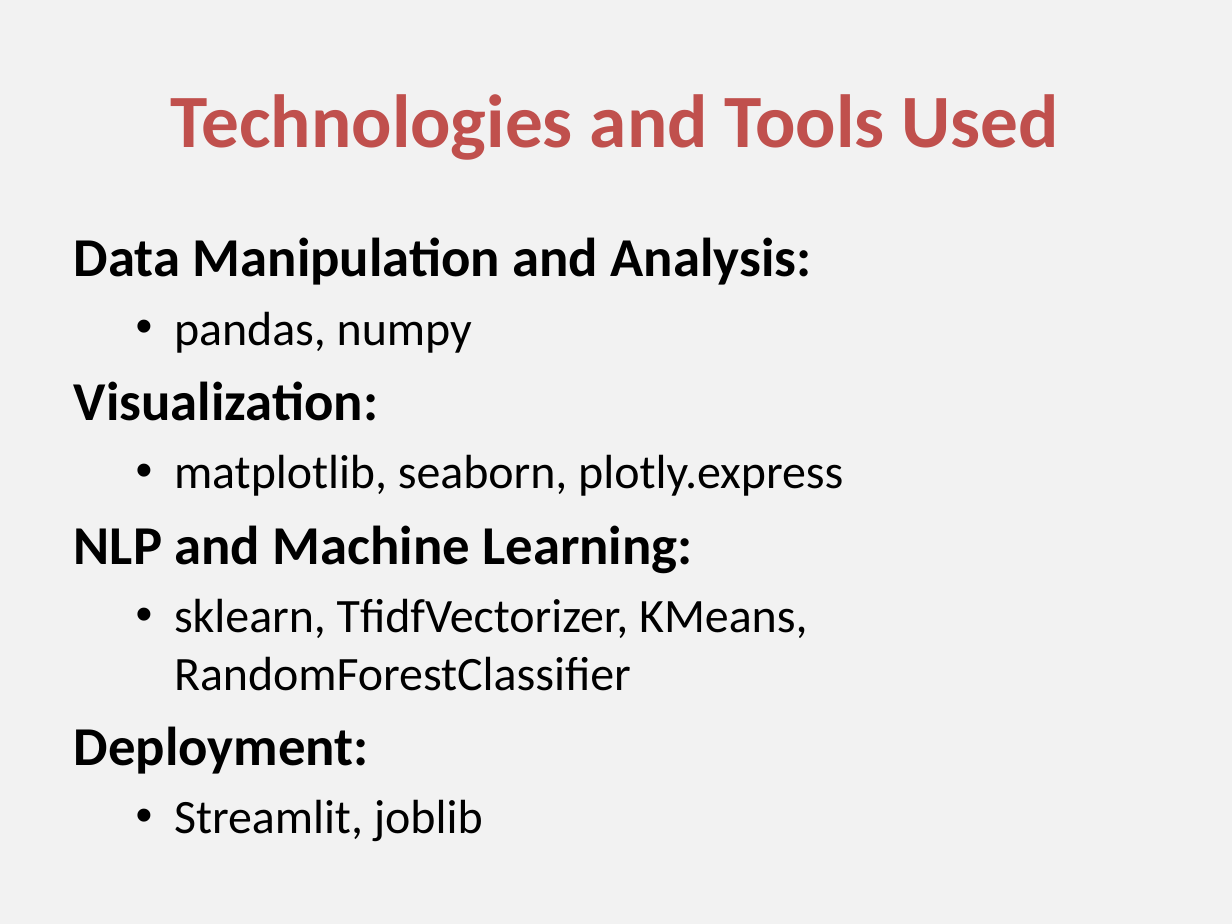
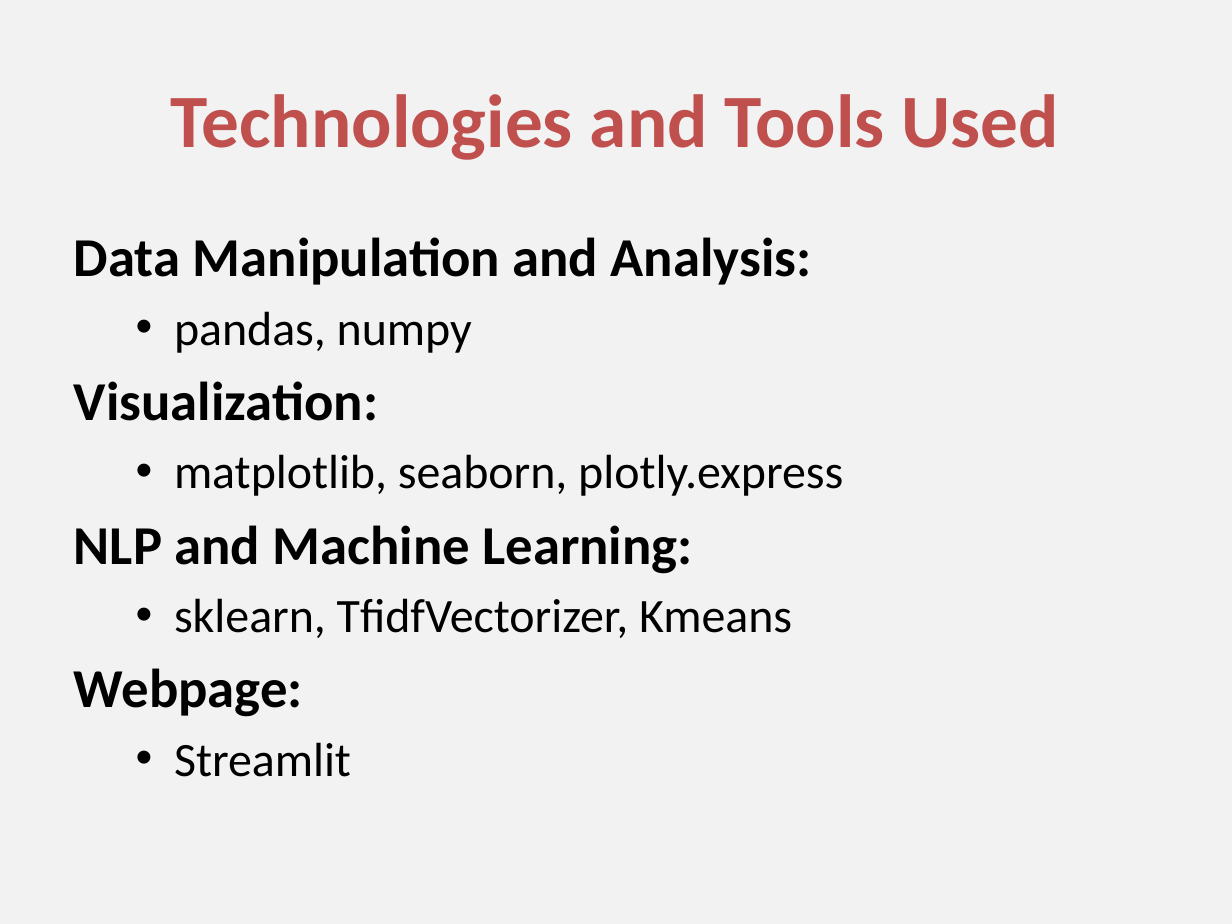
Before and after one commit to Thejasrajsathyamoorthy/Industrial-Human-Resources, a slide deck: slide 4 of I_HR Presentation.pptx. Drawn at 1232x924 pixels with LibreOffice and Linux fonts; fonts in the diff are those of the drawing. Boxes give left, top, right and bottom in pixels: in the first picture for what was removed or moved away, otherwise in the second. Text is boxed around its words. In the diff, an @@ line names an element or a change of style, - is before the commit and + after.

```diff
--- a/I_HR Presentation.pptx
+++ b/I_HR Presentation.pptx
@@ text at [74, 598, 792, 777]: text changed @@
-  • sklearn, TfidfVectorizer, KMeans, RandomForestClassifier
-Deployment:
-  • Streamlit, joblib
+  • sklearn, TfidfVectorizer, Kmeans
+Webpage:
+  • Streamlit
```
Also in this commit, not shown: 7 other slides changed, 2 slides added, 1 slide removed.
